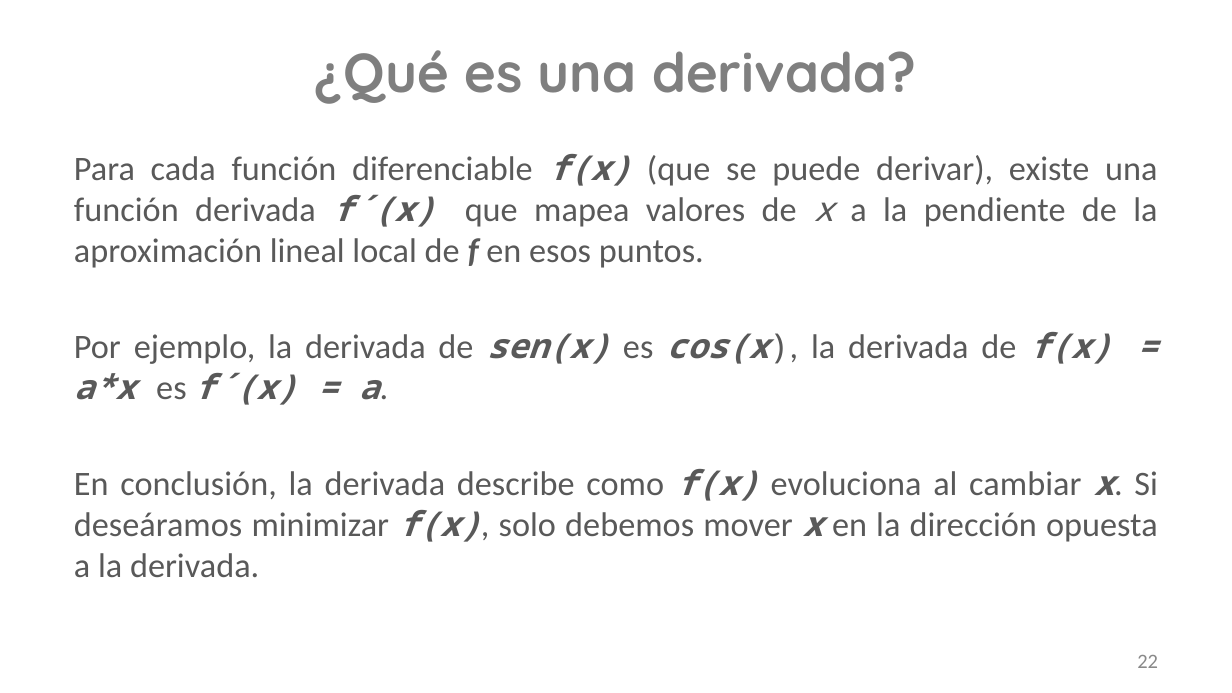
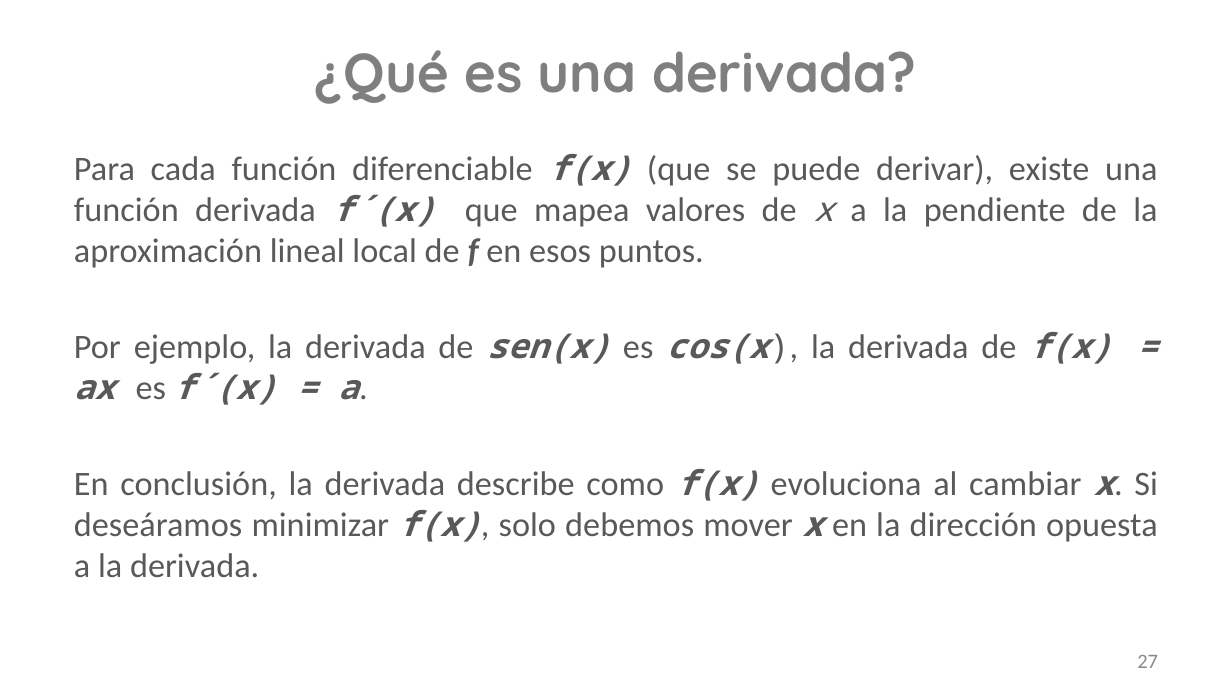
Before and after one commit to shanthalchs/Python-DeepLearning, a slide deck: slide 27 of Python/Fundamentos Matemáticos con Redes Neuronales_2021.pptx (slide 22 before the commit). Drawn at 1232x693 pixels with LibreOffice and Linux fonts; fonts in the diff are those of the drawing; background and template pictures are left out. Boxes give left, top, right and bottom in pixels: in the first picture for what was removed or moved away, otherwise in the second. Text is boxed around its words. In the diff, an @@ line names an element or a change of style, - is before the commit and + after.

```diff
--- a/Python/Fundamentos Matemáticos con Redes Neuronales_2021.pptx
+++ b/Python/Fundamentos Matemáticos con Redes Neuronales_2021.pptx
@@ text at <box>74,332,1112,405</box>: text changed @@
-Por ejemplo, la derivada de sen(x) es cos(x), la derivada de f(x) = a*x es f´(x) = a.
+Por ejemplo, la derivada de sen(x) es cos(x), la derivada de f(x) = ax es f´(x) = a.
@@ page number at <box>1137,655,1158,668</box>: text changed @@
-22
+27
```
Also in this commit, not shown: 8 other slides changed, 6 slides added, 56 other files.
